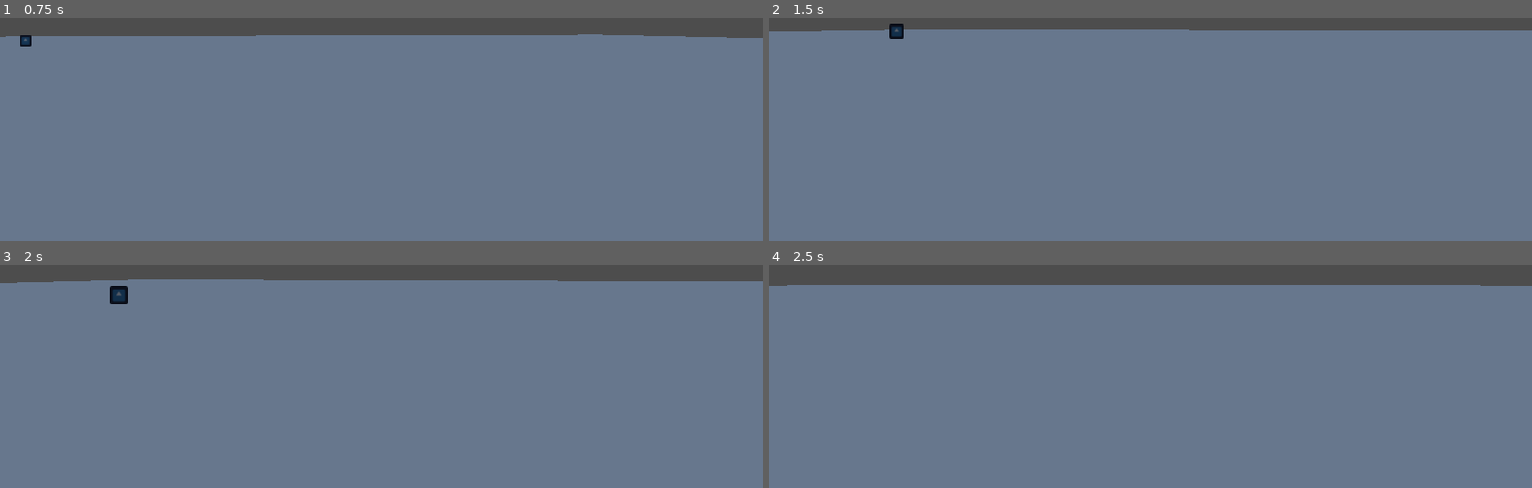
Above: before the commit, frames 1-4 (two rows, left to right).
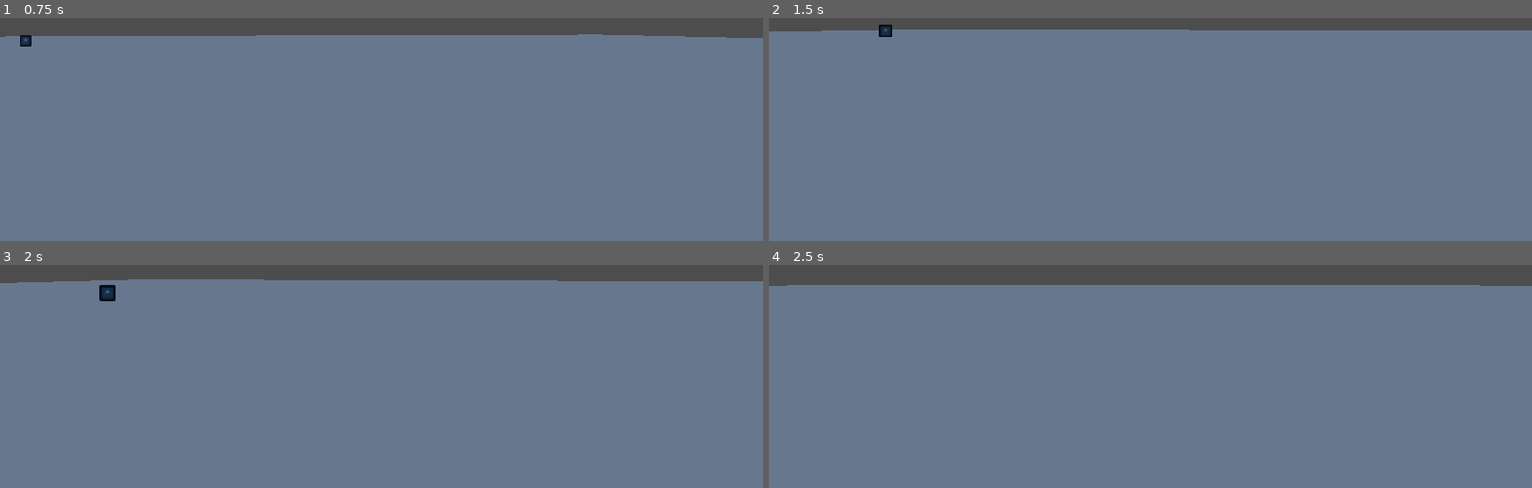
Above: after the commit, the same moments.

Repository: Iroguin/slender-moose
Game: Godot game, scene res://scenes/main_game.tscn
Two runs of this game, one before a commit and one after it. Both use one fixed random seed, a clock stepped at 60 frames per second and the inputs below. The engine's default icon, where the game draws it, is replaced by a stand-in: a white triangle on a blue panel in a dark square.
Inputs (mouse positions are in pixels of both pictures, inside the frame that each line leads up to):
- Up to frame 1 (0.75 s): tap Enter (ui_accept) at 0.5 s; move the mouse to (419, 24) at 0.52 s; hold Up (ui_up) from 0.53 s (still down)
- Up to frame 2 (1.5 s): keep holding Up (ui_up); tap Enter (ui_accept) at 0.77, 1.25 s; move the mouse to (1112, 29) at 1.27 s
- Up to frame 3 (2 s): keep holding Up (ui_up); tap Enter (ui_accept) at 1.52 s
- Up to frame 4 (2.5 s): keep holding Up (ui_up); move the mouse to (1165, 267) at 2.02 s

Frame 1 is identical in both runs. In frame 2, 0.2% of the frame differs, in the area x 14-18%, y 2-10%; in frame 3, 0.3%, in the area x 13-17%, y 8-18%; in frame 4, nothing differs.

Commit message:
Moose makes sound before charging

Diff:
--- /dev/null
+++ b/default_bus_layout.tres
@@ -0,0 +1,19 @@
+[gd_resource type="AudioBusLayout" format=3 uid="uid://bvhs3ujhi3q5c"]
+
+[sub_resource type="AudioEffectReverb" id="AudioEffectReverb_j3pel"]
+resource_name = "Reverb"
+
+[sub_resource type="AudioEffectPhaser" id="AudioEffectPhaser_j3pel"]
+resource_name = "Phaser"
+
+[resource]
+bus/1/name = &"Moose"
+bus/1/solo = false
+bus/1/mute = false
+bus/1/bypass_fx = false
+bus/1/volume_db = -10.074136
+bus/1/send = &"Master"
+bus/1/effect/0/effect = SubResource("AudioEffectReverb_j3pel")
+bus/1/effect/0/enabled = true
+bus/1/effect/1/effect = SubResource("AudioEffectPhaser_j3pel")
+bus/1/effect/1/enabled = true
--- a/scenes/moose.tscn
+++ b/scenes/moose.tscn
@@ -2,8 +2,39 @@
 
 [ext_resource type="Script" uid="uid://bfdwaaikivqic" path="res://scripts/moose.gd" id="1_selvl"]
 [ext_resource type="Texture2D" uid="uid://dh3fvnu0svxt5" path="res://assets/icon.svg" id="2_selvl"]
+[ext_resource type="AudioStream" uid="uid://crqbvs008a8wt" path="res://sounds/moose-01.ogg" id="3_8ax05"]
+[ext_resource type="AudioStream" uid="uid://bi387sohiocqk" path="res://sounds/moose-02.ogg" id="4_4smvx"]
+[ext_resource type="AudioStream" uid="uid://j5wgjhp685mo" path="res://sounds/moose-11.ogg" id="5_7qvcw"]
+[ext_resource type="AudioStream" uid="uid://cmaj47fyvsamn" path="res://sounds/moose-12.ogg" id="6_q0yq5"]
+[ext_resource type="AudioStream" uid="uid://kkxosthewnxo" path="res://sounds/moose-13.ogg" id="7_as1kx"]
+[ext_resource type="AudioStream" uid="uid://cbtjrpn37idb4" path="res://sounds/moose-14.ogg" id="8_xvvif"]
+[ext_resource type="AudioStream" uid="uid://dsgrx513ovmtc" path="res://sounds/moose-03.ogg" id="9_3jxxq"]
+[ext_resource type="AudioStream" uid="uid://huh447gxkv5n" path="res://sounds/moose-04.ogg" id="10_d3def"]
+[ext_resource type="AudioStream" uid="uid://bcj1ap5xbjrg8" path="res://sounds/moose-05.ogg" id="11_vblwa"]
+[ext_resource type="AudioStream" uid="uid://ckbr552v7wfb0" path="res://sounds/moose-06.ogg" id="12_p8vj3"]
+[ext_resource type="AudioStream" uid="uid://vi0tujx1nhsh" path="res://sounds/moose-07.ogg" id="13_6nb40"]
+[ext_resource type="AudioStream" uid="uid://dqx4o6xmc6f2w" path="res://sounds/moose-08.ogg" id="14_l16xu"]
+[ext_resource type="AudioStream" uid="uid://drca87m8xhdoc" path="res://sounds/moose-09.ogg" id="15_yvmbc"]
+[ext_resource type="AudioStream" uid="uid://cwbb8wgapoj53" path="res://sounds/moose-10.ogg" id="16_20wtp"]
 
 [sub_resource type="BoxShape3D" id="BoxShape3D_selvl"]
+
+[sub_resource type="AudioStreamRandomizer" id="AudioStreamRandomizer_lbh5r"]
+streams_count = 14
+stream_0/stream = ExtResource("3_8ax05")
+stream_1/stream = ExtResource("4_4smvx")
+stream_2/stream = ExtResource("9_3jxxq")
+stream_3/stream = ExtResource("10_d3def")
+stream_4/stream = ExtResource("11_vblwa")
+stream_5/stream = ExtResource("12_p8vj3")
+stream_6/stream = ExtResource("13_6nb40")
+stream_7/stream = ExtResource("14_l16xu")
+stream_8/stream = ExtResource("15_yvmbc")
+stream_9/stream = ExtResource("16_20wtp")
+stream_10/stream = ExtResource("5_7qvcw")
+stream_11/stream = ExtResource("6_q0yq5")
+stream_12/stream = ExtResource("7_as1kx")
+stream_13/stream = ExtResource("8_xvvif")
 
 [node name="Moose" type="Node3D" unique_id=273658079]
 script = ExtResource("1_selvl")
@@ -29,4 +60,9 @@
 unique_name_in_owner = true
 one_shot = true
 
+[node name="MooseSound" type="AudioStreamPlayer3D" parent="." unique_id=1214831857]
+unique_name_in_owner = true
+stream = SubResource("AudioStreamRandomizer_lbh5r")
+bus = &"Moose"
+
 [connection signal="timeout" from="MooseChargeTimer" to="." method="_on_moose_charge_timer_timeout"]
--- a/scripts/moose.gd
+++ b/scripts/moose.gd
@@ -25,10 +25,6 @@
 		moose_charge(Vector3(rand_x, 0, rand_z))
 
 
-func moose_warning():
-	pass
-
-
 ## Makes the Moose charge to ´where´.
 func moose_charge(where: Vector3):
 	var charge_tween := get_tree().create_tween()
@@ -39,6 +35,8 @@
 # TODO make this warn and charge toward the player
 ## Makes the moose charge when the timer runs out
 func _on_moose_charge_timer_timeout() -> void:
+	%MooseSound.play()
+	await get_tree().create_timer(2).timeout
 	if player == null:
 		var rand_x := randf_range(-30, 30)
 		var rand_z := randf_range(-30, 30)
Not shown, added: sounds/moose-01.ogg.import
Not shown, added: sounds/moose-02.ogg.import
Not shown, added: sounds/moose-03.ogg.import
Not shown, added: sounds/moose-04.ogg.import
Not shown, added: sounds/moose-05.ogg.import
Not shown, added: sounds/moose-06.ogg.import
Not shown, added: sounds/moose-07.ogg.import
Not shown, added: sounds/moose-08.ogg.import
Not shown, added: sounds/moose-09.ogg.import
Not shown, added: sounds/moose-10.ogg.import
Not shown, added: sounds/moose-11.ogg.import
Not shown, added: sounds/moose-12.ogg.import
(and 16 more such lines)
